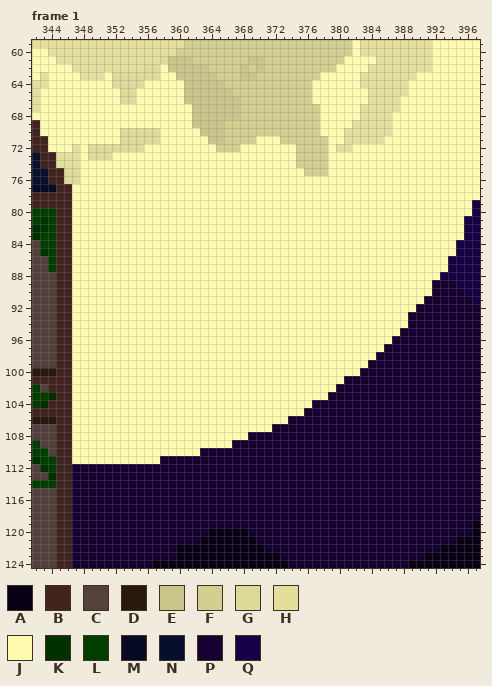
File history of a pixel-art file, GWS/Sprites/Stages/Clocktower/ClocktowerNew.ase. The first picture shows the starting point.
480x270 pixels, 8 frames. Colours within 5 levels of each other are drawn and written as one. Shown: frame 1: x 342..397, y 59..124.
Palette (. is transparent): A #080014  B #42241f  C #54403c  D #2a180f  E #cac689  F #d2cf8f  G #ddd997  H #e3df9b  J #fffbae  K #003200  L #003e00  M #060a24  N #080e2e  P #160031  Q #160046
Pixels before, frame 1 (only the part around the change), first column x 342:
 59 HHHHHHHHHHHHHHHHHHHFFFFFFFFFFFFFFFFFFFFFJHHHHHHHHHJJJJJJ
 60 JJHHHHHHHHHHHHHHHHFFFFFFFFFFFFFFFFFFFFFFJHHHHHHHHHJJJJJJ
 61 JJJHHHHHHHHHHHHHGEEEFFFFFFFEEFFFFFFFFFFJJJJHHHHHHHJJJJJJ
 62 JJJJJHHHHHHHHHGGJEEEEEFFFFEFEFFFFFFFFFJJJJHHHHHHHHJJJJJJ
 63 JHJJJJHHHJGGGGGGJJEEEEEFFFEEFFFFFFFFJJJJJHHHHHHHJJJJJJJJ
 64 HHJJJJJJJJGGGGJJJJJEEEEEFFFFFFFFFFFJJJJJJHHHHHHJJJJJJJJJ
 65 HJJJJJJJJJJGGJJJJJJEEEEEEFFFFFFFFFFJJJJJJJHHHHHJJJJJJJJJ
 66 HJJJJJJJJJJGGJJJJJJEEEEEEEFFFFFFFFFJJJJJJJHHHHJJJJJJJJJJ
 67 HJJJJJJJJJJJJJJJJJJJEEEEEEFFFFFFFFFFJJJJJHHHHHJJJJJJJJJJ
 68 JJJJJJJJJJJJJJJJJJJJEEEEEEFFFFFFFFFFJJJJJHHHHJJJJJJJJJJJ
 69 BJJJJJJJJJJJJJJJJJJJEEEEFFFFFFFFFFFFJJJJHHHHHJJJJJJJJJJJ
 70 BJJJJJJJJJJGGGGGJJJJJEEEFFFFFFFFFFFFJJJHHHHHHJJJJJJJJJJJ
 71 BBJJJJJJJJJGGGGGJJJJJJEEFFFFJJJFFFFFFJJHHHHHJJJJJJJJJJJJ
 72 BBJJJHJGGGGGGGJJJJJJJJJFFFJJJJJJJFFFFJHHJJJJJJJJJJJJJJJJ
 73 NBBHHHJGGGJJJJJJJJJJJJJJJJJJJJJJJFFFFJJJJJJJJJJJJJJJJJJJ
 74 NBBHHHJJJJJJJJJJJJJJJJJJJJJJJJJJJFFFFJJJJJJJJJJJJJJJJJJJ
 75 NNBBGGJJJJJJJJJJJJJJJJJJJJJJJJJJJJFFFJJJJJJJJJJJJJJJJJJJ
 76 NNBBGGJJJJJJJJJJJJJJJJJJJJJJJJJJJJJJJJJJJJJJJJJJJJJJJJJJ
 77 MMMBBJJJJJJJJJJJJJJJJJJJJJJJJJJJJJJJJJJJJJJJJJJJJJJJJJJJ
 78 BBBBBJJJJJJJJJJJJJJJJJJJJJJJJJJJJJJJJJJJJJJJJJJJJJJJJJJJ
 79 BBBBBJJJJJJJJJJJJJJJJJJJJJJJJJJJJJJJJJJJJJJJJJJJJJJJJJJQ
 80 LLLBBJJJJJJJJJJJJJJJJJJJJJJJJJJJJJJJJJJJJJJJJJJJJJJJJJJQ
 81 LKLBBJJJJJJJJJJJJJJJJJJJJJJJJJJJJJJJJJJJJJJJJJJJJJJJJJQQ
 82 KKLBBJJJJJJJJJJJJJJJJJJJJJJJJJJJJJJJJJJJJJJJJJJJJJJJJJQQ
 83 KLLBBJJJJJJJJJJJJJJJJJJJJJJJJJJJJJJJJJJJJJJJJJJJJJJJJJQQ
 84 CLLBBJJJJJJJJJJJJJJJJJJJJJJJJJJJJJJJJJJJJJJJJJJJJJJJJQQQ
 85 CKLBBJJJJJJJJJJJJJJJJJJJJJJJJJJJJJJJJJJJJJJJJJJJJJJJJQQQ
 86 CCLBBJJJJJJJJJJJJJJJJJJJJJJJJJJJJJJJJJJJJJJJJJJJJJJJQQQQ
 87 CCLBBJJJJJJJJJJJJJJJJJJJJJJJJJJJJJJJJJJJJJJJJJJJJJJJQQQQ
 88 CCCBBJJJJJJJJJJJJJJJJJJJJJJJJJJJJJJJJJJJJJJJJJJJJJJQQQQQ
 89 CCCBBJJJJJJJJJJJJJJJJJJJJJJJJJJJJJJJJJJJJJJJJJJJJJPPPQQQ
 90 CCCBBJJJJJJJJJJJJJJJJJJJJJJJJJJJJJJJJJJJJJJJJJJJJJPPPPQQ
 91 CCCBBJJJJJJJJJJJJJJJJJJJJJJJJJJJJJJJJJJJJJJJJJJJJPPPPPPQ
 92 CCCBBJJJJJJJJJJJJJJJJJJJJJJJJJJJJJJJJJJJJJJJJJJJPPPPPPPP
 93 CCCBBJJJJJJJJJJJJJJJJJJJJJJJJJJJJJJJJJJJJJJJJJJPPPPPPPPP
 94 CCCBBJJJJJJJJJJJJJJJJJJJJJJJJJJJJJJJJJJJJJJJJJJPPPPPPPPP
 95 CCCBBJJJJJJJJJJJJJJJJJJJJJJJJJJJJJJJJJJJJJJJJJPPPPPPPPPP
 96 CCCBBJJJJJJJJJJJJJJJJJJJJJJJJJJJJJJJJJJJJJJJJPPPPPPPPPPP
 97 CCCBBJJJJJJJJJJJJJJJJJJJJJJJJJJJJJJJJJJJJJJJPPPPPPPPPPPP
 98 CCCBBJJJJJJJJJJJJJJJJJJJJJJJJJJJJJJJJJJJJJJPPPPPPPPPPPPP
 99 CCCBBJJJJJJJJJJJJJJJJJJJJJJJJJJJJJJJJJJJJJPPPPPPPPPPPPPP
100 DDDBBJJJJJJJJJJJJJJJJJJJJJJJJJJJJJJJJJJJJPPPPPPPPPPPPPPP
101 BBBBBJJJJJJJJJJJJJJJJJJJJJJJJJJJJJJJJJJPPPPPPPPPPPPPPPPP
102 LCBBBJJJJJJJJJJJJJJJJJJJJJJJJJJJJJJJJJPPPPPPPPPPPPPPPPPP
103 LLKBBJJJJJJJJJJJJJJJJJJJJJJJJJJJJJJJJPPPPPPPPPPPPPPPPPPP
104 LKBBBJJJJJJJJJJJJJJJJJJJJJJJJJJJJJJPPPPPPPPPPPPPPPPPPPPP
105 BBBBBJJJJJJJJJJJJJJJJJJJJJJJJJJJJJPPPPPPPPPPPPPPPPPPPPPP
106 DDDBBJJJJJJJJJJJJJJJJJJJJJJJJJJJPPPPPPPPPPPPPPPPPPPPPPPP
107 CCCBBJJJJJJJJJJJJJJJJJJJJJJJJJPPPPPPPPPPPPPPPPPPPPPPPPPP
108 CCCBBJJJJJJJJJJJJJJJJJJJJJJPPPPPPPPPPPPPPPPPPPPPPPPPPPPP
109 LCCBBJJJJJJJJJJJJJJJJJJJJPPPPPPPPPPPPPPPPPPPPPPPPPPPPPPP
110 LLCBBJJJJJJJJJJJJJJJJPPPPPPPPPPPPPPPPPPPPPPPPPPPPPPPPPPP
111 KLLBBJJJJJJJJJJJPPPPPPPPPPPPPPPPPPPPPPPPPPPPPPPPPPPPPPPP
112 CKLBBPPPPPPPPPPPPPPPPPPPPPPPPPPPPPPPPPPPPPPPPPPPPPPPPPPP
113 CCKBBPPPPPPPPPPPPPPPPPPPPPPPPPPPPPPPPPPPPPPPPPPPPPPPPPPP
114 LLLBBPPPPPPPPPPPPPPPPPPPPPPPPPPPPPPPPPPPPPPPPPPPPPPPPPPP
115 CCCBBPPPPPPPPPPPPPPPPPPPPPPPPPPPPPPPPPPPPPPPPPPPPPPPPPPP
116 CCCBBPPPPPPPPPPPPPPPPPPPPPPPPPPPPPPPPPPPPPPPPPPPPPPPPPPP
117 CCCBBPPPPPPPPPPPPPPPPPPPPPPPPPPPPPPPPPPPPPPPPPPPPPPPPPPP
118 CCCBBPPPPPPPPPPPPPPPPPPPPPPPPPPPPPPPPPPPPPPPPPPPPPPPPPPP
119 CCCBBPPPPPPPPPPPPPPPPPPPPPPPPPPPPPPPPPPPPPPPPPPPPPPPPPPA
120 CCCBBPPPPPPPPPPPPPPPPPAAAAAPPPPPPPPPPPPPPPPPPPPPPPPPPPPA
121 CCCBBPPPPPPPPPPPPPPPPAAAAAAAPPPPPPPPPPPPPPPPPPPPPPPPPAAA
122 CCCBBPPPPPPPPPPPPPAAAAAAAAAAAPPPPPPPPPPPPPPPPPPPPPPAAAAA
123 CCCBBPPPPPPPPPPPPPAAAAAAAAAAAAAPPPPPPPPPPPPPPPPPPAAAAAAA
124 CCCBBPPPPPPPPPPAAAAAAAAAAAAAAAAAPPPPPPPPPPPPPPPAAAAAAAAA
The result:
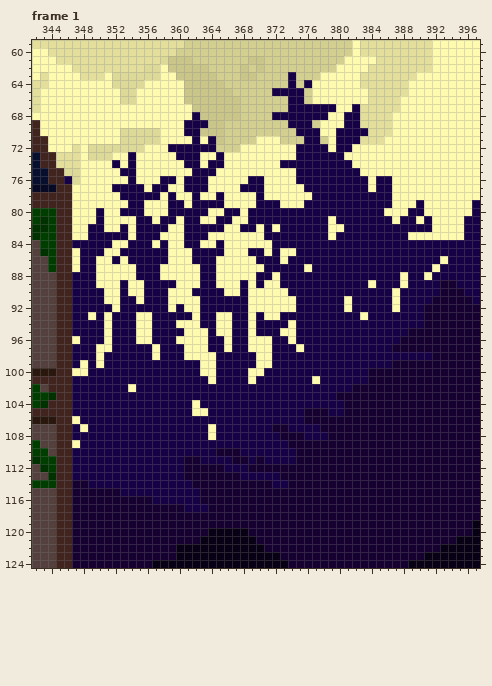
Changes in this commit:
Changed rows in their new state; - is an unchanged pixel.
Frame 1, layer "Tree Shadows":
first column x 346:
 63 ----------------------------Q--------------------
 64 ----------------------------Q-Q------------------
 65 --------------------------QQQQ-------------------
 66 ----------------------------QQ-------------------
 67 ----------------------------QQQQQQ--Q------------
 68 ----------------Q---------QQQQQQQ--QQ------------
 69 ---------------QQQ----------QQQ----QQ------------
 70 ---------------QQ------------QQQ--QQQQ-----------
 71 ----------------Q-Q-----------QQ--QQQ------------
 72 -------------QQQQQQ----------QQQQ-QQ-------------
 73 --------Q-----QQQ--Q---------QQQQQQ--------------
 74 ------Q-Q------QQ-QQ-------QQQQQQQQQ-------------
 75 -------QQ-------QQQ----------QQQQQQQQ------------
 76 Q-------Q---QQ-QQQ-----QQ----QQQQQQQQQ-QQ--------
 77 ------QQQQ-QQ--QQQ----QQQ-----QQQQQQQQ-QQ--------
 78 -------QQQQQ-Q--Q--Q----Q------QQQQQQQQQQ--------
 79 --------QQ---QQ-QQQQ----QQQ---QQQQQQQQQQQ---Q----
 80 ----Q--QQQ---QQQQQ--QQ-QQQQQQQQQQQQQQQQQ---QQ----
 81 ----Q----QQ-QQ-QQ--QQ--QQQQQQQQQQ-QQQQQQQ-QQ-Q---
 82 ---QQ--Q-QQQQ--QQQQQ--QQ-Q-QQQQQQ--QQQQQQQQQQQ---
 83 ---QQQQQ-QQQ---QQQ-------QQQQQQQQ-QQQQQQQQQ------
 84 -QQQQQ--QQQ-Q--QQ--Q------QQQQQQQQQQQQQQQQQQQQQQQ
 85 --QQQ--QQQQQQ---QQQQ---QQ-Q--QQQQQQQQQQQQQQQQQQQQ
 86 --QQ--Q-QQQQQ---QQQ-----QQQ-QQQQQQQQQQQQQQQQQQQ--
 87 --QQ-----QQQ-----QQ------QQQQQ-QQQQQQQQQQQQQQQ-Q-
 88 -QQQ-----QQQ-----QQ-----QQ-QQQQQQQQQQQQQQQ-QQ-Q--
 89 -QQQ---Q--QQQQ---QQ---Q-Q--QQQQQQQQQQQ-QQQ-QQQQ--
 90 -QQQQ--Q--QQQ---QQQQ--Q-----QQQQQQQQQQQQQ-QQQQQ--
 91 -QQQQ--QQ-QQQ----QQQQQQ------QQQQQQ-QQQQQ-QQQQ---
 92 -QQQQQ-QQQQQQ-Q--QQQQQQ------QQQQQQ-QQQQQ-QQQ----
 93 -QQ-Q-QQQ--QQQQQ-QQ--QQ-Q--QQQQQQQQQQ-QQQQQQQ----
 94 -QQQQ-QQQ--QQQ---QQ--QQ-QQQQ-QQQQQQQQQQQQQQQQ----
 95 -QQQQ-QQQ--QQQQ---Q--QQ-QQQ--QQQQQQQQQQQQQQ------
 96 --QQQ-QQQ--QQQ----QQ-QQ---QQ-QQQQQQQQQQQQQ-------
 97 -QQQ--QQQQQ-QQQ---QQ-QQ---QQQ-QQQQQQQQQQQ--------
 98 -QQQ-QQQQQQ-QQQ----QQQQQ--QQQQQQQQQQQQQQQQQQQQ---
 99 -Q-Q-QQQQQQQQQQQQ--QQQQQ--QQQQQQQQQQQQQQQ--------
100 ---QQQQQQQQQQQQQQ--QQQQ--QQQQQQQQQQQQQ-----------
101 -QQQQQQQQQQQQQQQQQ-QQQQ-QQQQQQQ-QQQQQQ-----------
102 -QQQQQQQ-QQQQQQQQQQQQQQQQQQQQQQQQQQQ-------------
103 -QQQQQQQQQQQQQQQQQQQQQQQQQQQQQQQQQ---------------
104 -QQQQQQQQQQQQQQQ-QQQQQQQQQQQQQQQQQQ--------------
105 -QQQQQQQQQQQQQQQ--QQQQQQQQQQQQ---QQ--------------
106 --QQQQQQQQQQQQQQQQQQQQQQQQQQQQ-------------------
107 -Q-QQQQQQQQQQQQQQQ-QQQQQQQ--QQQQ-----------------
108 -QQQQQQQQQQQQQQQQQ-QQQQQQQQ---QQQ----------------
109 --QQQQQQQQQQQQQQQQQQQQQQQQQQ---------------------
110 -QQQQQQQQQQQQQQQQQQ---QQQQQQQ--------------------
111 -QQQQQQQQQQQQQQ--QQQQ--Q-QQQQ--------------------
112 -QQQQQQQQQQQQQQ-----QQQ--------------------------
113 -QQQQQQQQQQQQQQ-------QQQQQ----------------------
114 ---QQQQQQQQQQQQQ----------QQ---------------------
115 -------QQQQQQQQQQ--------------------------------
116 -----------QQQQQQ--------------------------------
117 ---------------QQQ-------------------------------
Where, in picture pixels (left, top, right, bottom), the same in both pictures:
changed: (72, 72, 456, 512)
changed: (64, 176, 72, 184)
